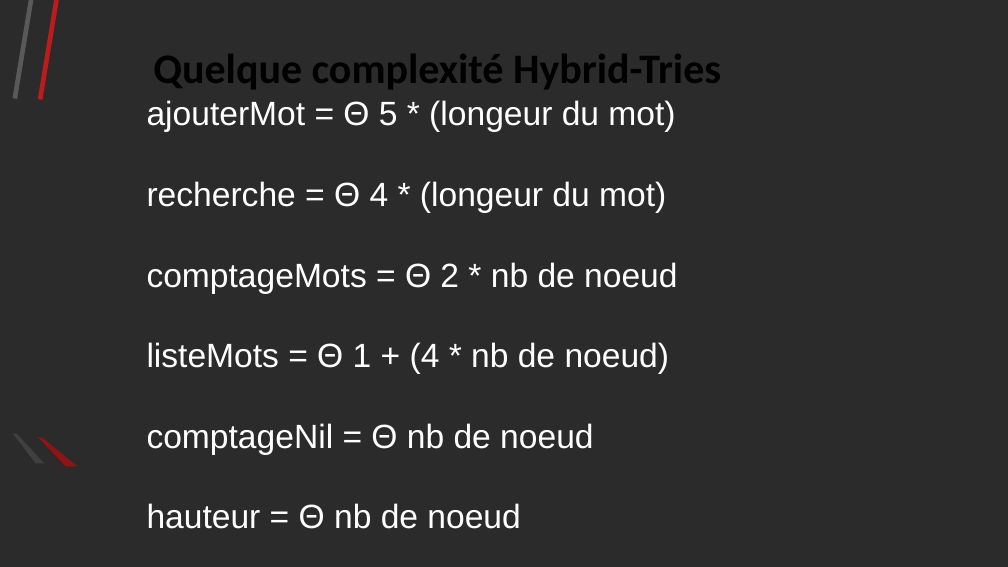
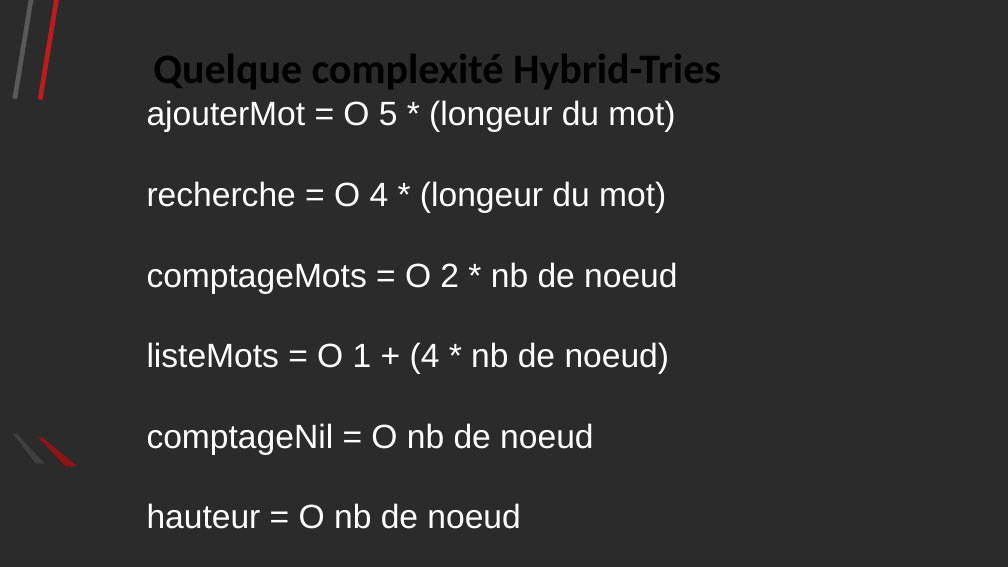
Before and after one commit to Ashmouth/Algav, a slide deck: slide 5 of Resources/Diapo.odp. Drawn at 1008x567 pixels with LibreOffice and Linux fonts; fonts in the diff are those of the drawing; background and template pictures are left out; a plain dark background stands for a picture behind light text. Boxes give left, top, right and bottom in pixels: in the first picture for what was removed or moved away, otherwise in the second. Text is boxed around its words. In the diff, an @@ line names an element or a change of style, - is before the commit and + after.

```diff
--- a/Resources/Diapo.odp
+++ b/Resources/Diapo.odp
@@ subtitle at (x1=147, y1=100, x2=677, y2=529): text changed @@
-ajouterMot = Θ 5 * (longeur du mot)
-recherche = Θ 4 * (longeur du mot)
-comptageMots = Θ 2 * nb de noeud
-listeMots = Θ 1 + (4 * nb de noeud)
-comptageNil = Θ nb de noeud
-hauteur = Θ nb de noeud
+ajouterMot = O 5 * (longeur du mot)
+recherche = O 4 * (longeur du mot)
+comptageMots = O 2 * nb de noeud
+listeMots = O 1 + (4 * nb de noeud)
+comptageNil = O nb de noeud
+hauteur = O nb de noeud
```
Also in this commit, not shown: 3 other slides changed, 19 other files.
